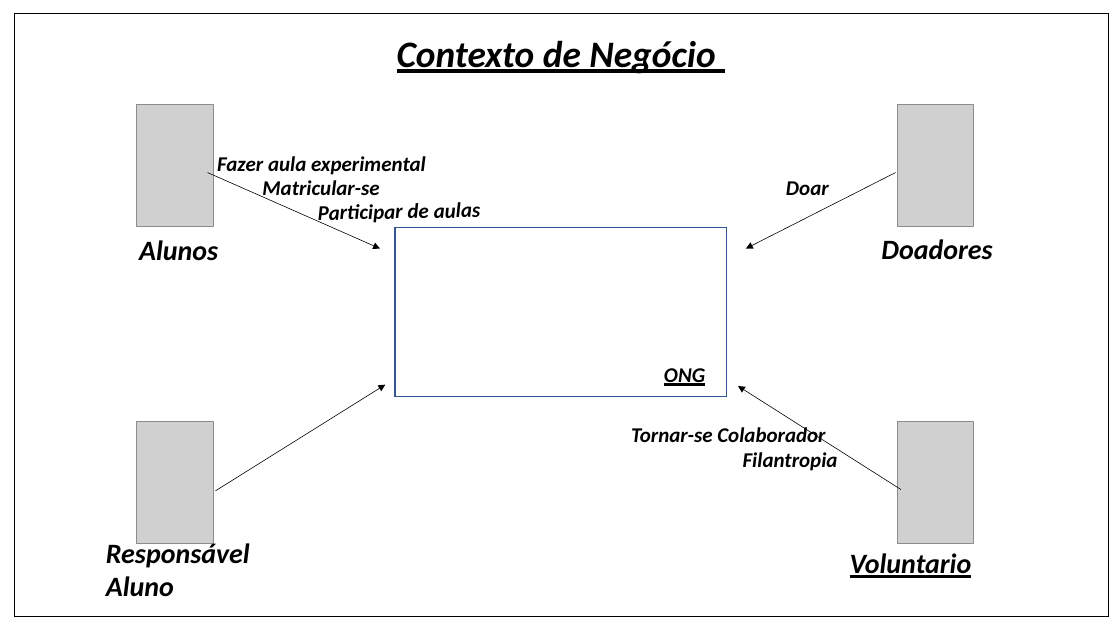
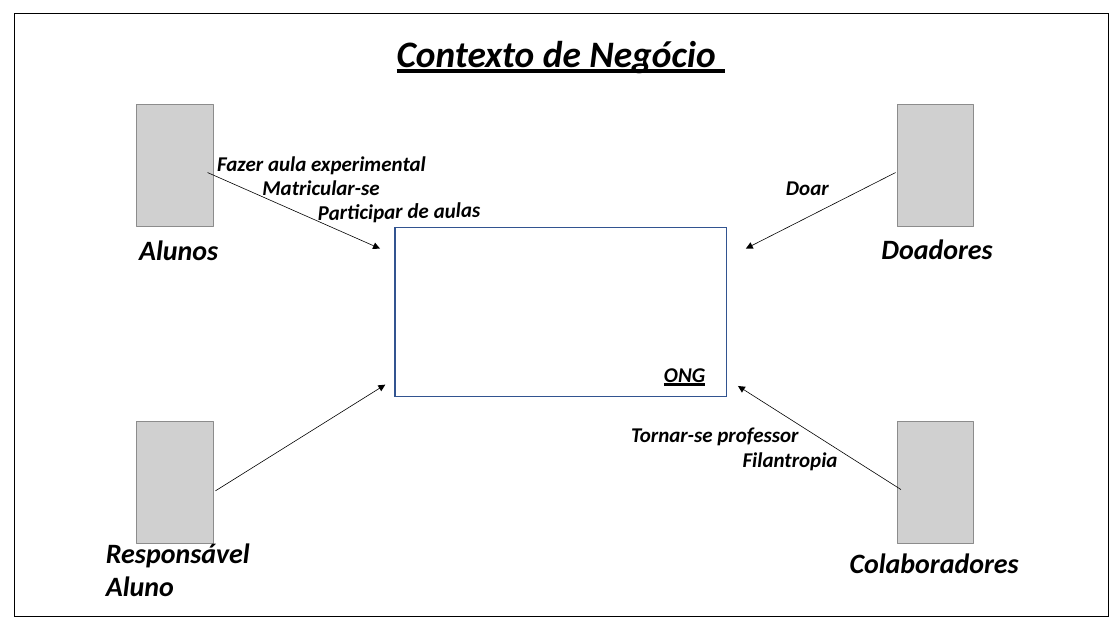
Before and after one commit to Ney-Rocha/OPE-3-semestre, a slide deck: slide 1 of cenario_de_negocio.pptx. Drawn at 1120x630 pixels with LibreOffice and Linux fonts; fonts in the diff are those of the drawing; grey boxes stand for pictures. Boxes give left, top, right and bottom in pixels: in the first picture for what was removed or moved away, otherwise in the second. Text is boxed around its words. In the diff, an @@ line names an element or a change of style, - is before the commit and + after.

```diff
--- a/cenario_de_negocio.pptx
+++ b/cenario_de_negocio.pptx
@@ text at (631,424,798,446): text changed @@
-Tornar-se Colaborador
+Tornar-se professor
@@ text at (850,553,1019,574): text changed @@
-Voluntario
+Colaboradores
```
Also in this commit, not shown: 10 other slides changed.
